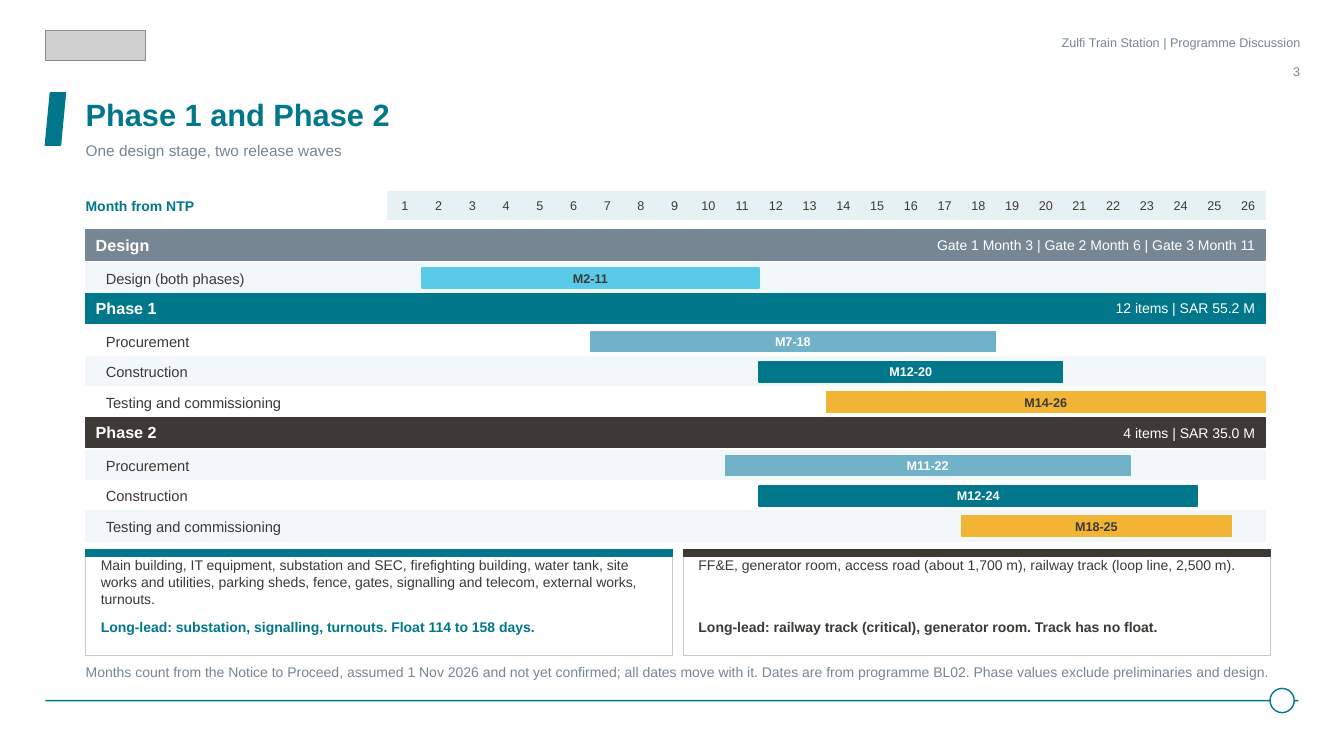
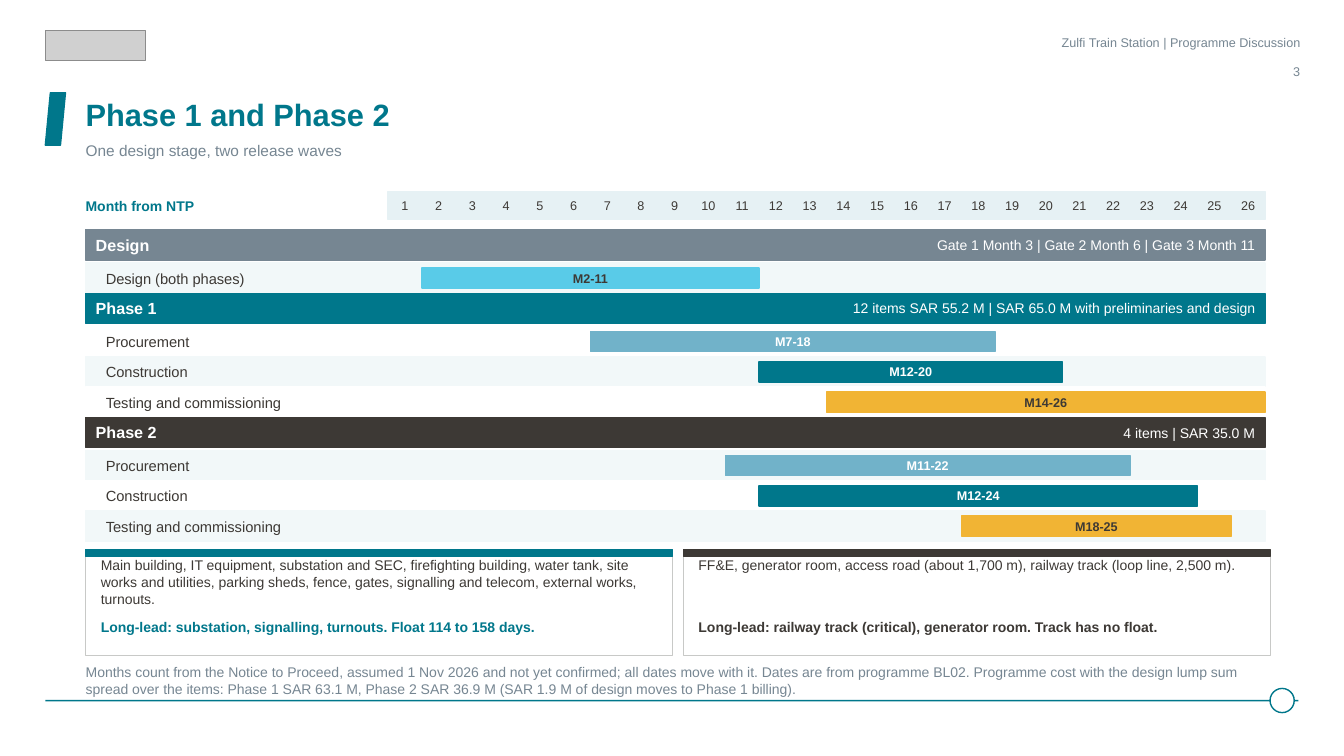
Before and after one commit to mostafaessam8-source/claude-fable-5-prompt, a slide deck: slide 3 of zulfi-project/deliverables/Zulfi_Programme_Discussion_EN.pptx. Drawn at 1344x756 pixels with LibreOffice and Linux fonts; fonts in the diff are those of the drawing; grey boxes stand for pictures. Boxes give left, top, right and bottom in pixels: in the first picture for what was removed or moved away, otherwise in the second. Text is boxed around its words. In the diff, an @@ line names an element or a change of style, - is before the commit and + after.

```diff
--- a/zulfi-project/deliverables/Zulfi_Programme_Discussion_EN.pptx
+++ b/zulfi-project/deliverables/Zulfi_Programme_Discussion_EN.pptx
@@ text at (x1=853, y1=303, x2=1255, y2=316): text changed @@
-12 items | SAR 55.2 M
+12 items SAR 55.2 M | SAR 65.0 M with preliminaries and design
@@ text at (x1=86, y1=667, x2=1237, y2=697): text changed @@
-Months count from the Notice to Proceed, assumed 1 Nov 2026 and not yet confirmed; all dates move with it. Dates are from programme BL02. Phase values exclude preliminaries and design.
+Months count from the Notice to Proceed, assumed 1 Nov 2026 and not yet confirmed; all dates move with it. Dates are from programme BL02. Programme cost with the design lump sum spread over the items: Phase 1 SAR 63.1 M, Phase 2 SAR 36.9 M (SAR 1.9 M of design moves to Phase 1 billing).
```
Also in this commit, not shown: 1 other slide changed, 12 other files.
